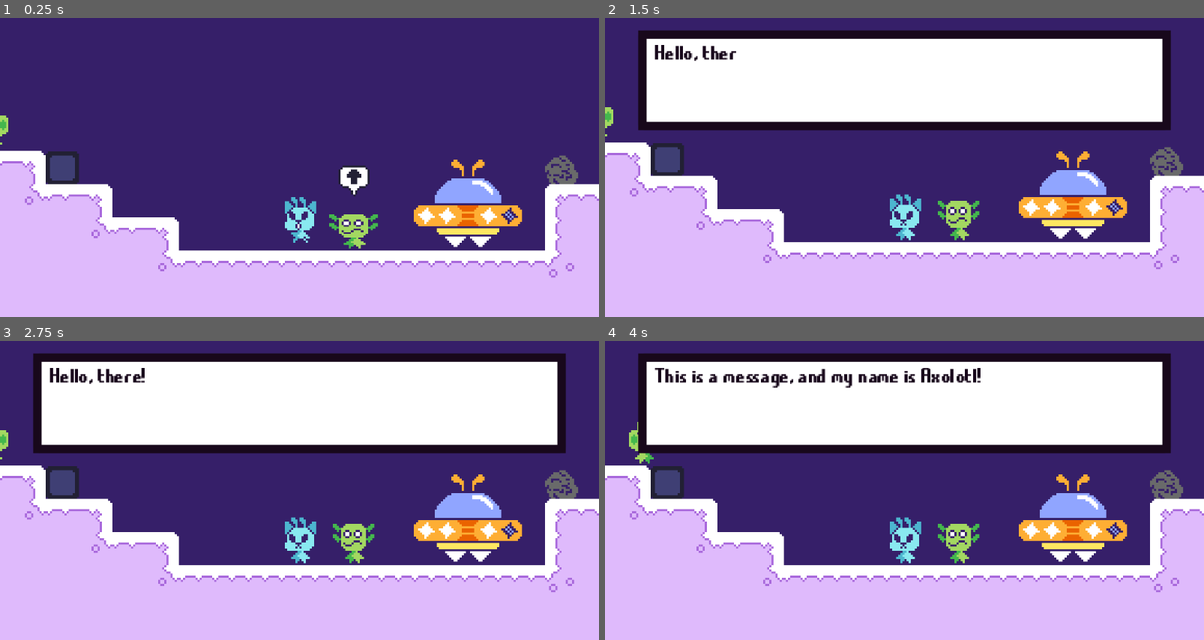
Above: before the commit, frames 1-4 (two rows, left to right).
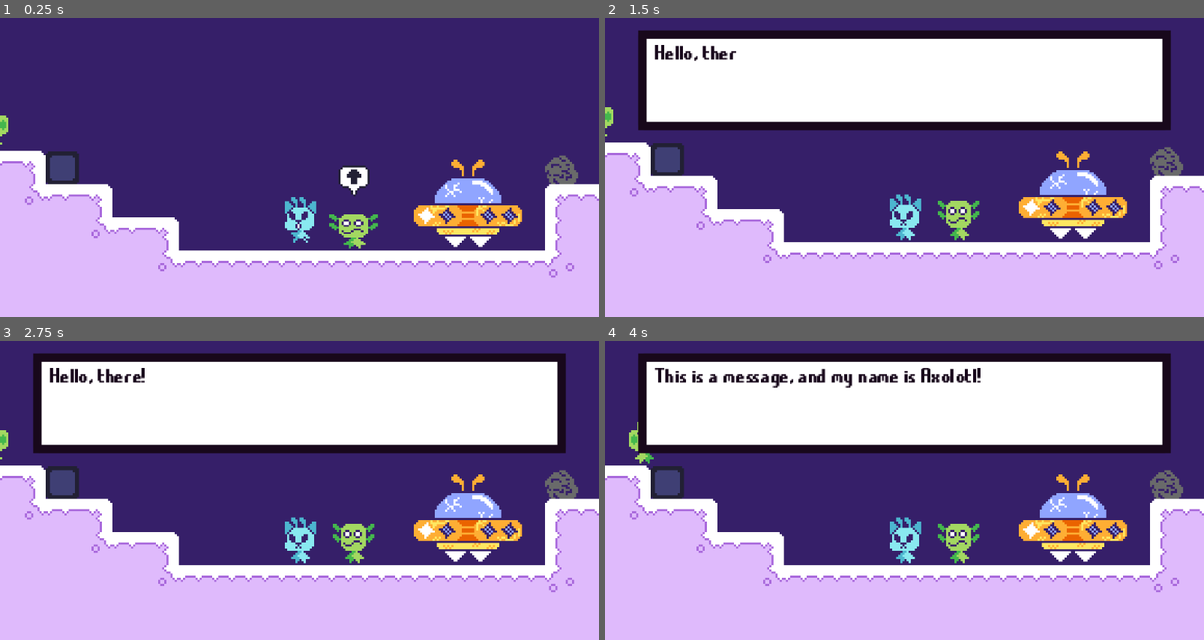
Above: after the commit, the same moments.

Repository: Zazorah/secret-santa-2025
Game: Godot game, scene res://World/Placeholder/TestRoom.tscn
Same seed, same stepped clock (60 frames per second), same inputs: the game is played once before the commit and once after it.
Inputs (mouse positions are in pixels of both pictures, inside the frame that each line leads up to):
- Up to frame 1 (0.25 s): no input
- Up to frame 2 (1.5 s): move the mouse to (1036, 152) at 0.52 s; hold W (interact) 0.53-1.28 s; hold D (move_right) from 0.53 s (still down); move the mouse to (784, 182) at 1.27 s; tap Space (advance_text) at 1.35 s
- Up to frame 3 (2.75 s): tap W (interact) at 1.55 s; tap Enter at 2 s; move the mouse to (359, 424) at 2.02 s; release D (move_right) at 2.03 s; hold A (move_left) from 2.03 s (still down); hold W (interact) from 2.03 s (still down)
- Up to frame 4 (4 s): tap Space (advance_text) at 2.75 s; move the mouse to (874, 550) at 2.77 s; release A (move_left) at 2.78 s; release W (interact) at 2.78 s; hold D (move_right) from 2.78 s (still down); tap Mouse wheel up (zoom_in) at 2.85 s; tap W (interact) at 3.05, 3.8 s; move the mouse to (1084, 535) at 3.52 s; hold Mouse wheel down (zoom_out) from 3.53 s (still down)

The runs differ from the first frame. In frame 1, 0.4% of the frame differs, in the area x 71-87%, y 54-73%; in frame 2, 0.4%, in the area x 71-87%, y 52-70%; in frame 3, 0.4%; in frame 4, 0.4%.

Commit message:
Embark and Disembark from Ship

Diff:
--- a/Entities/Characters/NPCs/EntityNPC.gd
+++ b/Entities/Characters/NPCs/EntityNPC.gd
@@ -118,7 +118,7 @@
 		return
 
 func _process_watching(_delta: float) -> void:
-	if visualizer:
+	if visualizer and GameManager.player:
 		visualizer.face_direction(GameManager.player.global_position)
 
 	if not _is_near_player():
--- a/Props/Ship/Ship.tscn
+++ b/Props/Ship/Ship.tscn
@@ -9,6 +9,7 @@
 size = Vector2(31, 20)
 
 [node name="Ship" type="RigidBody2D"]
+lock_rotation = true
 script = ExtResource("1_7d163")
 
 [node name="CollisionPolygon2D" type="CollisionPolygon2D" parent="."]
--- a/Props/Ship/ShipController.gd
+++ b/Props/Ship/ShipController.gd
@@ -6,6 +6,10 @@
 
 # Node References
 @onready var sprite: Sprite2D = $Body/Sprite2D
+@onready var interaction_zone: InteractionZone = $InteractionZone
+
+# Stats
+var health = 1
 
 # Constant Properties
 const SL_SPRITE_LOOKUP := {
@@ -15,14 +19,162 @@
 	4: preload("res://Props/Ship/Assets/Ship_S4.png")
 }
 
+const SL_SPRITE_PILOT_LOOKUP := {
+	1: preload("res://Props/Ship/Assets/Ship_S1_Piloted.png"),
+	2: preload("res://Props/Ship/Assets/Ship_S2_Piloted.png"),
+	3: preload("res://Props/Ship/Assets/Ship_S3_Piloted.png"),
+	4: preload("res://Props/Ship/Assets/Ship_S4_Piloted.png")
+}
+
 func _ready() -> void:
 	# Set collision properties.
 	collision_layer = 4
 
-	update_sprite()
+	# Setup interactions
+	interaction_zone.interacted.connect(_enter_ship)
 
-# Update sprite based on current star level.
-func update_sprite() -> void:
+	update_visual_state()
+
+func _process(delta: float) -> void:
+	if not piloted:
+		# Do auto-heal.
+		pass
+
+	if piloted and _is_ship_grounded():
+		if Input.is_action_just_pressed("exit_ship"):
+			_exit_ship()
+
+	# Placeholder Input
+	if piloted and Input.is_action_just_pressed("jump"):
+		linear_velocity += Vector2(500.0 * randf_range(-1.0, 1.0), -500.0)
+
+# Update sprite based on current health level.
+func update_visual_state() -> void:
 	if GameManager.star_data:
-		var current_rank = GameManager.star_data.star_rank
-		sprite.texture = SL_SPRITE_LOOKUP[current_rank]
+		if piloted:
+			sprite.texture = SL_SPRITE_PILOT_LOOKUP[health]
+		else:
+			sprite.texture = SL_SPRITE_LOOKUP[health]
+
+func _enter_ship(_player: Node2D) -> void:
+	if piloted or not GameManager.ship_data.can_enter:
+		return
+
+	# Set Piloted.
+	piloted = true
+
+	# Destroy Player.
+	if GameManager.player:
+		GameManager.player.queue_free()
+		GameManager.player = null
+
+	# Make self the camera focus.
+	if GameManager.camera:
+		GameManager.camera.focus_target = self
+		GameManager.camera.zoom_target = GameManager.camera.vehicle_zoom_level
+
+	update_visual_state()
+
+func _exit_ship() -> void:
+	if not piloted:
+		return
+
+	# Set not piloted
+	piloted = false
+
+	# Stop Velocity
+	linear_velocity = Vector2.ZERO
+	angular_velocity = 0.0
+
+	# Find closest ground position
+	var spawn_position = _find_closest_ground_position()
+
+	# Spawn player at the position
+	if spawn_position:
+		_spawn_player(spawn_position)
+	else:
+		# Fallback: spawn at ship position if no ground found
+		_spawn_player(global_position)
+
+	# Update camera focus to player
+	if GameManager.camera and GameManager.player:
+		GameManager.camera.focus_target = GameManager.player
+		GameManager.camera.zoom_target = GameManager.camera.standard_zoom_level
+
+	update_visual_state()
+
+func _find_closest_ground_position() -> Vector2:
+	# Get the physics space
+	var space_state = get_world_2d().direct_space_state
+
+	# Create a shape query to find nearby colliders on layer 1
+	var query = PhysicsShapeQueryParameters2D.new()
+	var shape = CircleShape2D.new()
+	shape.radius = 200.0 # Search radius - adjust as needed
+	query.shape = shape
+	query.transform = global_transform
+	query.collision_mask = 1 # Layer 1
+	query.exclude = [self] # Don't collide with ship itself
+
+	# Find overlapping bodies
+	var results = space_state.intersect_shape(query, 32)
+
+	if results.is_empty():
+		return Vector2.ZERO
+
+	# Find the closest point among all colliding bodies
+	var closest_point = Vector2.ZERO
+	var closest_distance = INF
+
+	for result in results:
+		# Raycast down from ship position to find surface point
+		var ray_query = PhysicsRayQueryParameters2D.create(
+			global_position,
+			global_position + Vector2.DOWN * 500 # Cast downward
+		)
+		ray_query.collision_mask = 1
+		ray_query.exclude = [self]
+
+		var ray_result = space_state.intersect_ray(ray_query)
+
+		if ray_result:
+			var distance = global_position.distance_to(ray_result.position)
+			if distance < closest_distance:
+				closest_distance = distance
+				# Offset slightly above the surface
+				closest_point = ray_result.position + ray_result.normal * 10.0
+
+	return closest_point if closest_point != Vector2.ZERO else global_position
+
+func _spawn_player(at_position: Vector2) -> void:
+	# Load and instantiate player scene
+	var player_scene = preload("res://Entities/Characters/Player/PlayerCharacter.tscn")
+	var player = player_scene.instantiate()
+
+	# Position the player
+	player.global_position = at_position
+
+	# Add to scene
+	get_tree().root.add_child(player)
+
+	# Register with GameManager
+	GameManager.player = player
+
+func _is_ship_grounded() -> bool:
+	var space_state = get_world_2d().direct_space_state
+	var ship_half_height = 22.0
+
+	var ground_tolerance = 2.0
+
+	var ray_length = ship_half_height + ground_tolerance
+
+	var ray_query = PhysicsRayQueryParameters2D.create(
+		global_position,
+		global_position + Vector2.DOWN * ray_length
+	)
+	ray_query.collision_mask = 1
+	ray_query.exclude = [self]
+
+	var ray_result = space_state.intersect_ray(ray_query)
+
+	return ray_result != null and ray_result.size() > 0
--- a/Utility/Camera.gd
+++ b/Utility/Camera.gd
@@ -12,7 +12,7 @@
 var zoom_step: float = 0.10
 var zoom_min: float = 0.20
 var zoom_max: float = 3.00
-@export var zoom_speed: float = 20.0
+@export var zoom_speed: float = 10.0
 
 # Zoom Levels
 const standard_zoom_level: float = 1.0
--- a/Utility/GameManager.gd
+++ b/Utility/GameManager.gd
@@ -8,7 +8,8 @@
 # Camera
 var camera: Camera
 
-# Star Data
+# Data
+var ship_data: ShipData
 var star_data: StarData
 
 func _ready() -> void:
@@ -18,6 +19,7 @@
 
 # Set up global state to act as a new save.
 func create_new_game() -> void:
+	ship_data = ShipData.new()
 	star_data = StarData.new()
 
 # Save the game state to a loadable file.
--- /dev/null
+++ b/Utility/ShipData.gd
@@ -0,0 +1,11 @@
+class_name ShipData
+extends Resource
+
+## Data manager for Ship Data.
+@export var can_enter := true # Whether the ship can be entered.
+
+signal status_updated
+
+func toggle_entry() -> void:
+	can_enter = not can_enter
+	status_updated.emit()
--- a/Utility/StarData.gd
+++ b/Utility/StarData.gd
@@ -3,7 +3,7 @@
 
 ## Data object for tracking star count and rank.
 
-@export var star_rank = 3
+@export var star_rank = 1 # Ranges from 1 - 4
 @export var star_count = 0
 @export var constellation_count = 0
 
@@ -14,3 +14,6 @@
 func increase_rank() -> void:
 	star_rank = min(RANK_MAX, star_rank + 1)
 	rank_increased.emit(star_rank)
+
+func add_star(star: Variant) -> void:
+	pass
--- a/project.godot
+++ b/project.godot
@@ -69,6 +69,12 @@
 "events": [Object(InputEventKey,"resource_local_to_scene":false,"resource_name":"","device":-1,"window_id":0,"alt_press …(191 unchanged characters)…
 ]
 }
+exit_ship={
+"deadzone": 0.2,
+"events": [Object(InputEventKey,"resource_local_to_scene":false,"resource_name":"","device":-1,"window_id":0,"alt_pressed":false,"shift_pressed":false,"ctrl_pressed":false,"meta_pressed":false,"pressed":false,"keycode":0,"physical_keycode":83,"key_label":0,"unicode":115,"location":0,"echo":false,"script":null)
+, Object(InputEventKey,"resource_local_to_scene":false,"resource_name":"","device":-1,"window_id":0,"alt_pressed":false,"shift_pressed":false,"ctrl_pressed":false,"meta_pressed":false,"pressed":false,"keycode":0,"physical_keycode":4194322,"key_label":0,"unicode":0,"location":0,"echo":false,"script":null)
+]
+}
 
 [layer_names]
 
Not shown, added: Utility/ShipData.gd.uid
